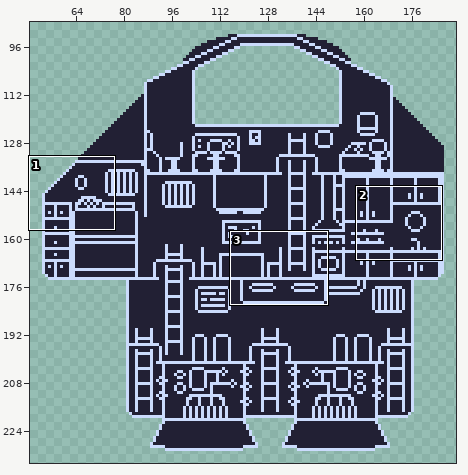
Pixel-art file: Assets/Sprites/Ship.aseprite. The picture above shows the old version from afar; the outline marks the close-up.
Close-up. Before the edit:
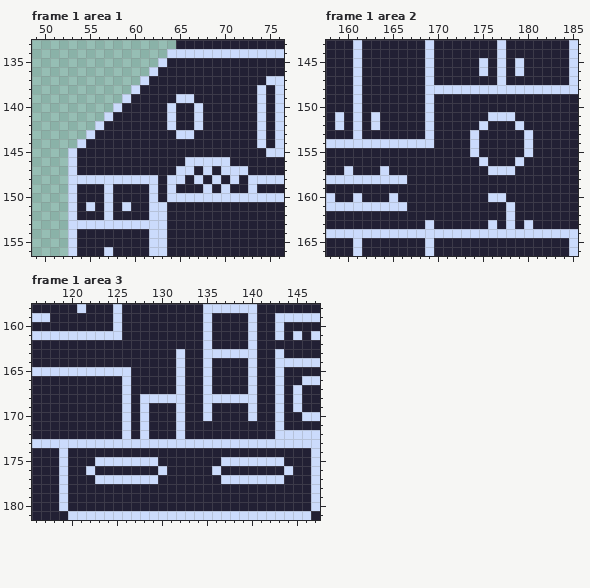
256x256 pixels, 2 frames. Shown: frame 1 area 1: x 49..76, y 133..156; frame 1 area 2: x 158..185, y 143..166; frame 1 area 3: x 116..147, y 158..181. The wide view leaves out empty margins.
New version:
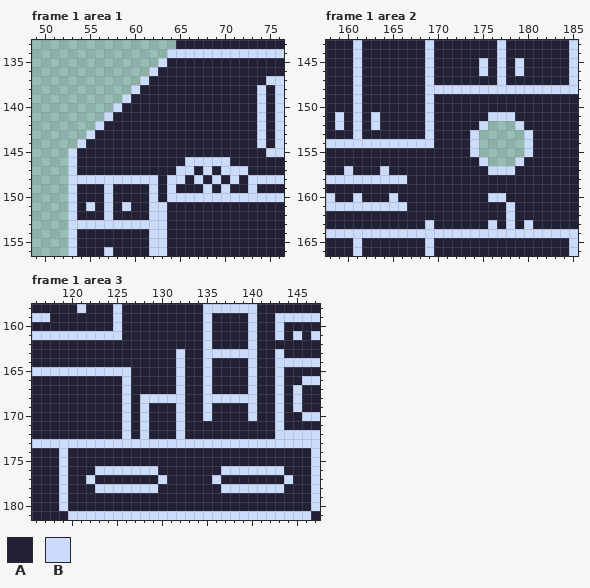
Palette (. is transparent): A #222034  B #cbdbfc
Change:
Frame 1 area 1, layer "Furniture":
y 139: x 65..66 BB -> AA
y 140..142: x 64 B -> A; x 67 B -> A
y 143: x 65..66 BB -> AA
Frame 1 area 2, layer "Backdrop":
y 152: x 176..178 AAA -> ...
y 153..155: x 175..179 AAAAA -> .....
y 156: x 176..178 AAA -> ...
Frame 1 area 3, layer "Furniture":
y 175: x 123..129 BBBBBBB -> AAAAAAA; x 137..143 BBBBBBB -> AAAAAAA
y 176: x 122..130 BAAAAAAAB -> ABBBBBBBA; x 136..144 BAAAAAAAB -> ABBBBBBBA
y 177: x 122..130 ABBBBBBBA -> BAAAAAAAB; x 136..144 ABBBBBBBA -> BAAAAAAAB
y 178: x 123..129 AAAAAAA -> BBBBBBB; x 137..143 AAAAAAA -> BBBBBBB
